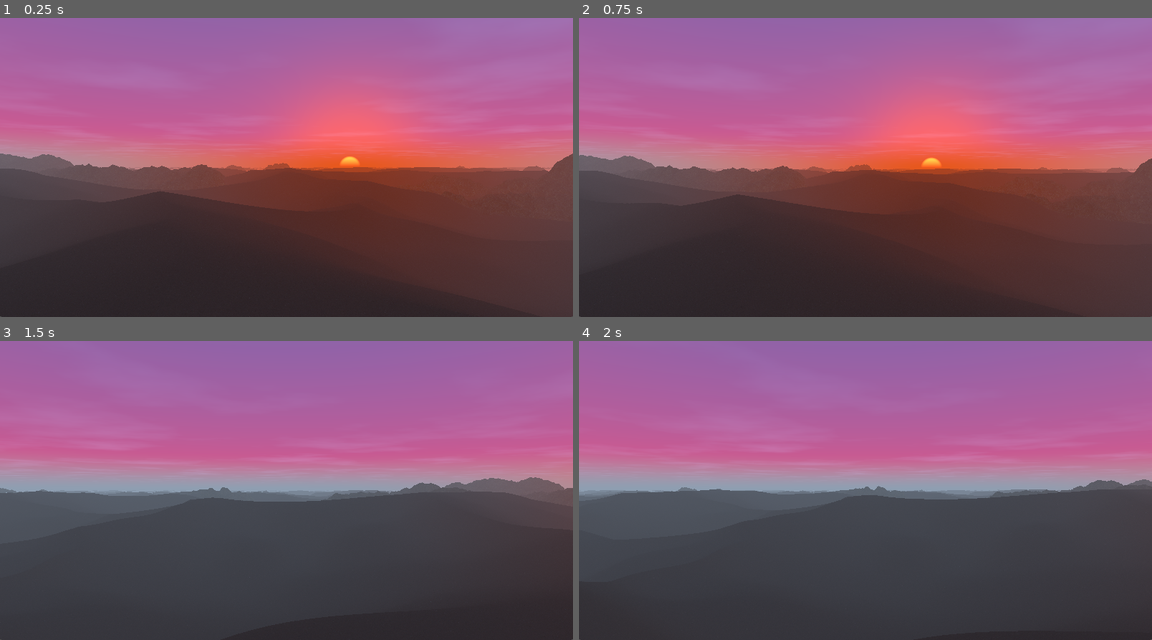
Above: before the commit, frames 1-4 (two rows, left to right).
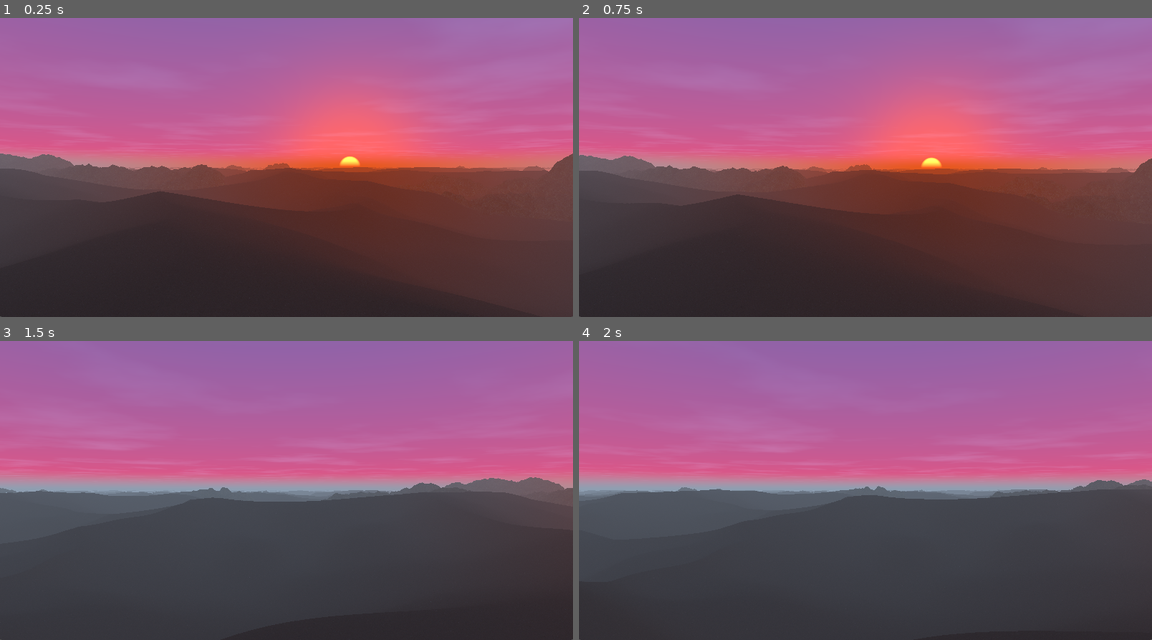
Above: after the commit, the same moments.

Repository: timo-eberl/realtime-graphics-exercises
Game: Godot game, scene res://scene.tscn
The game is run twice, just before and just after one commit, with the same random seed, the same clock (stepped at 60 frames per second) and the same inputs.
Inputs (mouse positions are in pixels of both pictures, inside the frame that each line leads up to):
- Up to frame 1 (0.25 s): no input
- Up to frame 2 (0.75 s): tap Enter at 0.5 s; move the mouse to (894, 167) at 0.52 s; hold W (move_forward) from 0.53 s (still down); tap R at 0.6 s
- Up to frame 3 (1.5 s): keep holding W (move_forward); move the mouse to (257, 490) at 1.27 s; tap M at 1.35 s
- Up to frame 4 (2 s): keep holding W (move_forward)

The runs differ from the first frame. In frame 1, 1.6% of the frame differs, in the area x 0-82%, y 40-50%; in frame 2, 1.6%; in frame 3, 5.7%; in frame 4, 6.1%, in the area x 0-100%, y 39-48%.

Commit message:
reduce skybox fog height

Diff:
--- a/project-2/src/scene.gdshader
+++ b/project-2/src/scene.gdshader
@@ -212,7 +212,7 @@
 
 	vec3 col = mix(sky_color, _sun_color * 100.0, t) + mix(sky_color, _sun_color, t_bloom);
 	vec3 col_with_fog = applyFog( col, 100000.0, normalize(dir), sun_direction() );
-	float ti = clamp( smoothstep(0.0,0.1, dir.y) ,0,1);
+	float ti = clamp( smoothstep(0.0,0.05, dir.y) ,0,1);
 	return mix(col_with_fog, col, ti);
 }
 
--- a/project-2/src/scene.tscn
+++ b/project-2/src/scene.tscn
@@ -71,7 +71,7 @@
 shader_parameter/color_b = null
 shader_parameter/color_c = null
 shader_parameter/color_d = null
-shader_parameter/aspect_ratio = 1.77778
+shader_parameter/aspect_ratio = 1.91667
 shader_parameter/camera_position = Vector3(318.99, 6.565, -326.925)
 shader_parameter/azimuth = 3.3149
 shader_parameter/elevation = 0.0
